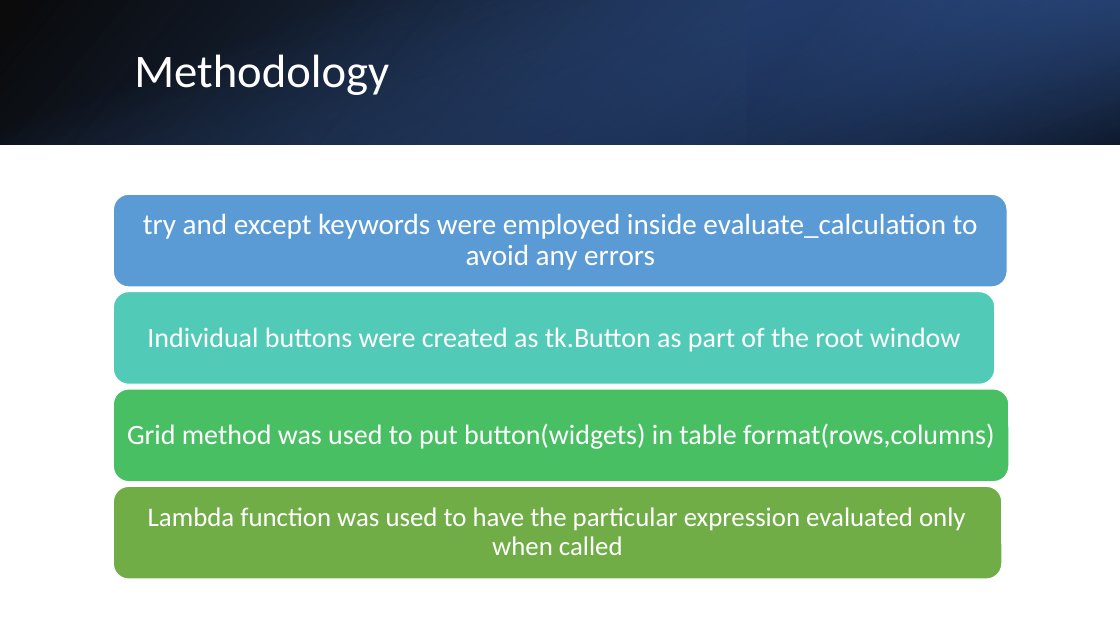
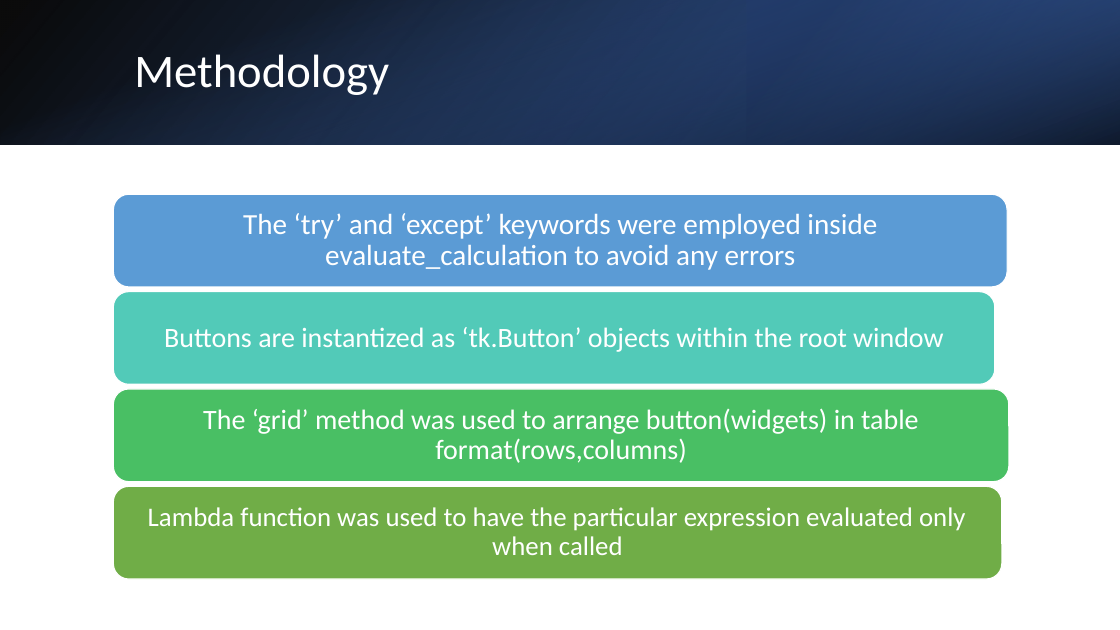
Before and after one commit to Gmahajan189/Project1, a slide deck: slide 6 of Project 1.pptx. Drawn at 1120x630 pixels with LibreOffice and Linux fonts; fonts in the diff are those of the drawing. Boxes give left, top, right and bottom in pixels: in the first picture for what was removed or moved away, otherwise in the second. Text is boxed around its words. In the diff, an @@ line names an element or a change of style, - is before the commit and + after.

```diff
--- a/Project 1.pptx
+++ b/Project 1.pptx
@@ text at [243,213,877,270]: text changed @@
-try and except keywords were employed inside evaluate_calculation to avoid any errors
+The ‘try’ and ‘except’ keywords were employed inside evaluate_calculation to avoid any errors
@@ text at [164,327,943,352]: text changed @@
-Individual buttons were created as tk.Button as part of the root window
+Buttons are instantized as ‘tk.Button’ objects within the root window
@@ text at [203,408,918,463]: text changed @@
-Grid method was used to put button(widgets) in table format(rows,columns)
+The ‘grid’ method was used to arrange button(widgets) in table format(rows,columns)
```
Also in this commit, not shown: 1 other slide changed.
